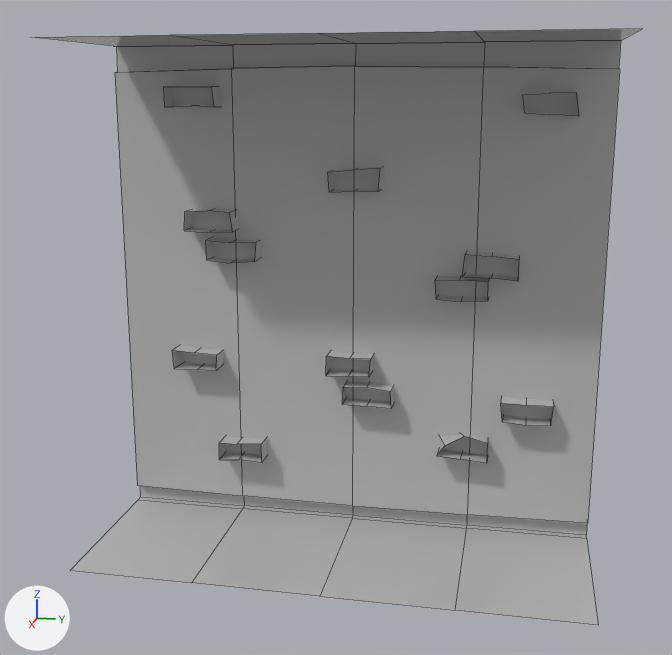
One commit to the FBX model PC_Client_&_Server_Makina/Assets/Environement Final/Buildings/Facades & pillars/Facades Type 4 (Brick Pillars)/O_V_F_Type4_Blank/O_V_F_Type4_Blank.fbx: the scene before it, then after it.
Both versions are drawn from a 50 mm lens placed at (5.09, 1.01, 2.69), pointed at (0.0, -0.01, 1.42). Lighting does not change. The marker at lower left points along +X, +Y and +Z. Mesh edges are drawn as thin lines.

Objects in the first picture: 'O_V_F_Type4_Blank'.
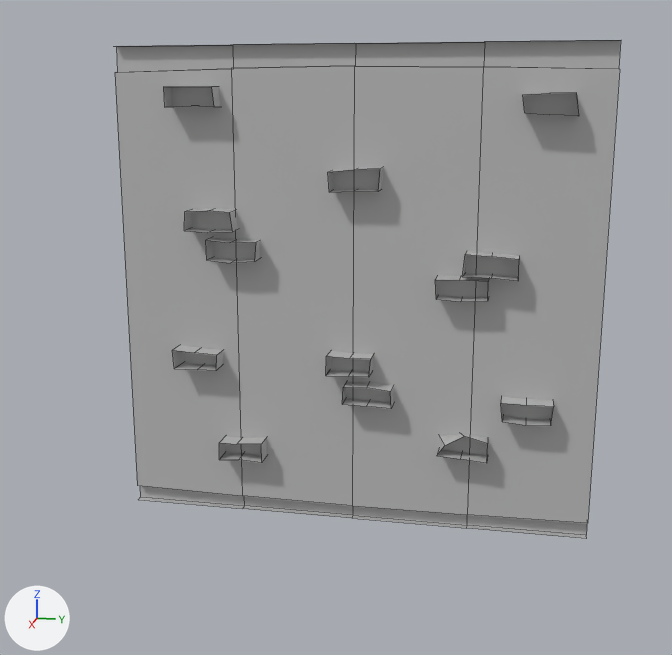
What differs and where, as boxes [x1, y1, x2, y2] in the pictures (672 x 655 px):
```json
{"object": "O_V_F_Type4_Blank", "change": "reshaped", "before": [35, 29, 641, 625], "after": [115, 40, 621, 539], "on screen": "16% narrower, 16% shorter"}
{"part": 1, "of": "me_mesh", "change": "deleted", "before": [70, 500, 598, 625]}
{"part": 2, "of": "me_mesh", "change": "deleted", "before": [35, 29, 641, 46]}
```

The change, as JSON lines over the scene's bpy script:
```json
{"block": "me_mesh", "where": "me_mesh.from_pydata(...)  # 205 vertices, 139 faces; spans x -0.55..0.5, y -1.5..1.5, z 0.0..3.01"}
{"block": "me_mesh", "where": "# used by ob_o_v_f_type4_blank; location = (0.0, 0.0, 0.0)"}
{"block": "me_mesh", "where": "# verts and faces of me_mesh; kept vertices keep their numbers, new ones are numbered from 205"}
{"block": "me_mesh", "where": "# before: 0 (-0.5, 1.5, 0.01) at pixel (586, 538), 1 (0.5, 1.5, 0.0) at pixel (598, 625), 4 (-0.5, 0.0, 0.01) at pixel (352, 518), 5 (0.5, 0.0, 0.0) at pixel (319, 596), 6 (0.5, -1.5, 0.0) at pixel (70, 570)"}
{"block": "me_mesh", "where": "# before: 7 (-0.5, -1.5, 0.01) at pixel (138, 499), 185 (0.5, 0.75, 0.0) at pixel (455, 610), 187 (-0.5, 0.75, 0.01) at pixel (466, 528), 189 (-0.5, -0.75, 0.01) at pixel (242, 508), 191 (0.5, -0.75, 0.0) at pixel (191, 582)"}
{"block": "me_mesh", "where": "# before: 2 (-0.5, 1.5, 3.01) at pixel (621, 40), 3 (0.5, 1.5, 3.0), 8 (-0.5, -1.5, 3.01) at pixel (113, 46), 9 (0.5, -1.5, 3.0), 10 (-0.5, 0.0, 3.01) at pixel (354, 43)"}
{"block": "me_mesh", "where": "# before: 11 (0.5, 0.0, 3.0) at pixel (317, 33), 186 (-0.5, 0.75, 3.01) at pixel (484, 41), 188 (0.5, 0.75, 3.0) at pixel (474, 31), 190 (-0.5, -0.75, 3.01) at pixel (230, 44), 192 (0.5, -0.75, 3.0) at pixel (169, 35)"}
{"block": "me_mesh", "change": "me_mesh part 1"}
{"op": "add", "block": "me_mesh", "code": "delete_vertices([1, 5, 6, 185, 191])  # with the faces that use them"}
{"block": "me_mesh", "change": "me_mesh part 2"}
{"op": "add", "block": "me_mesh", "code": "delete_vertices([3, 9, 11, 188, 192])  # with the faces that use them"}
```
